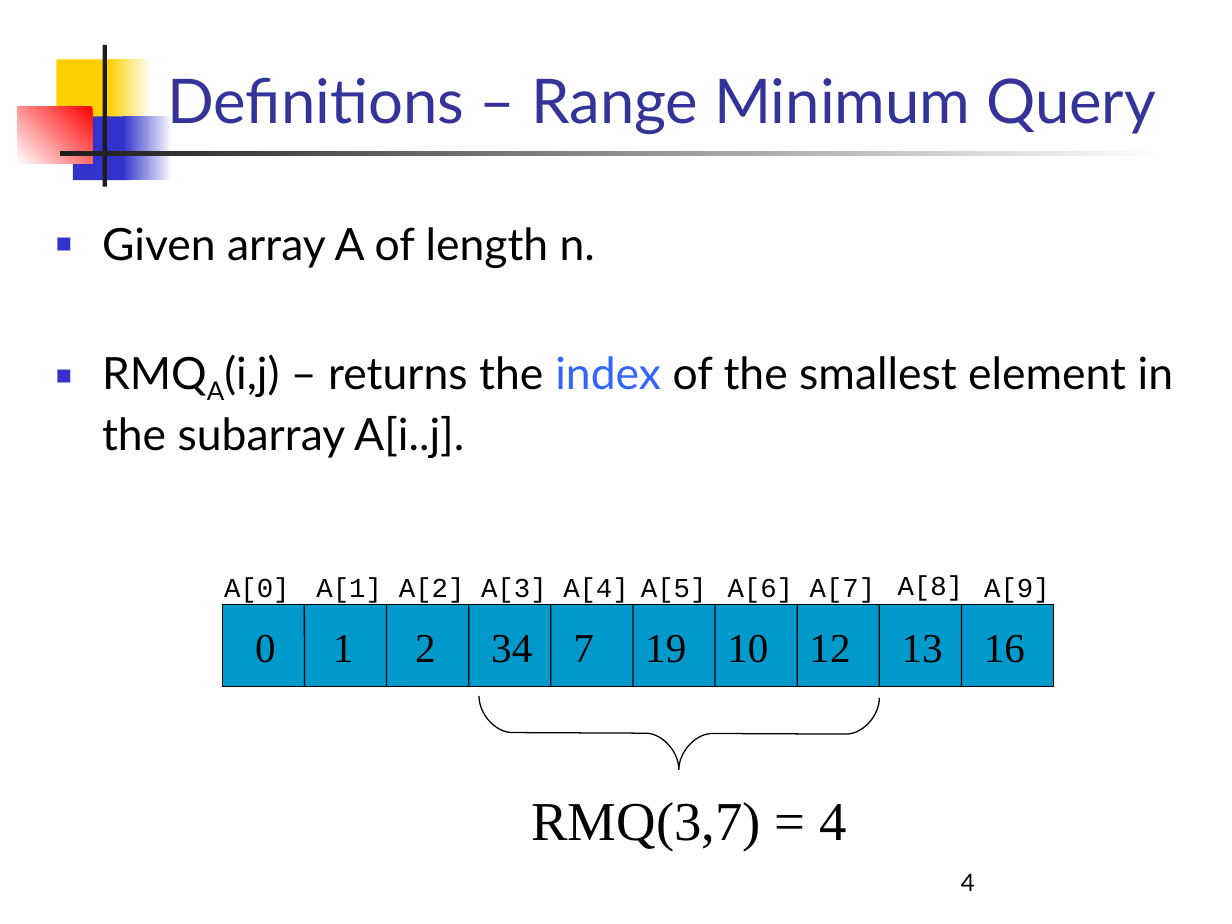
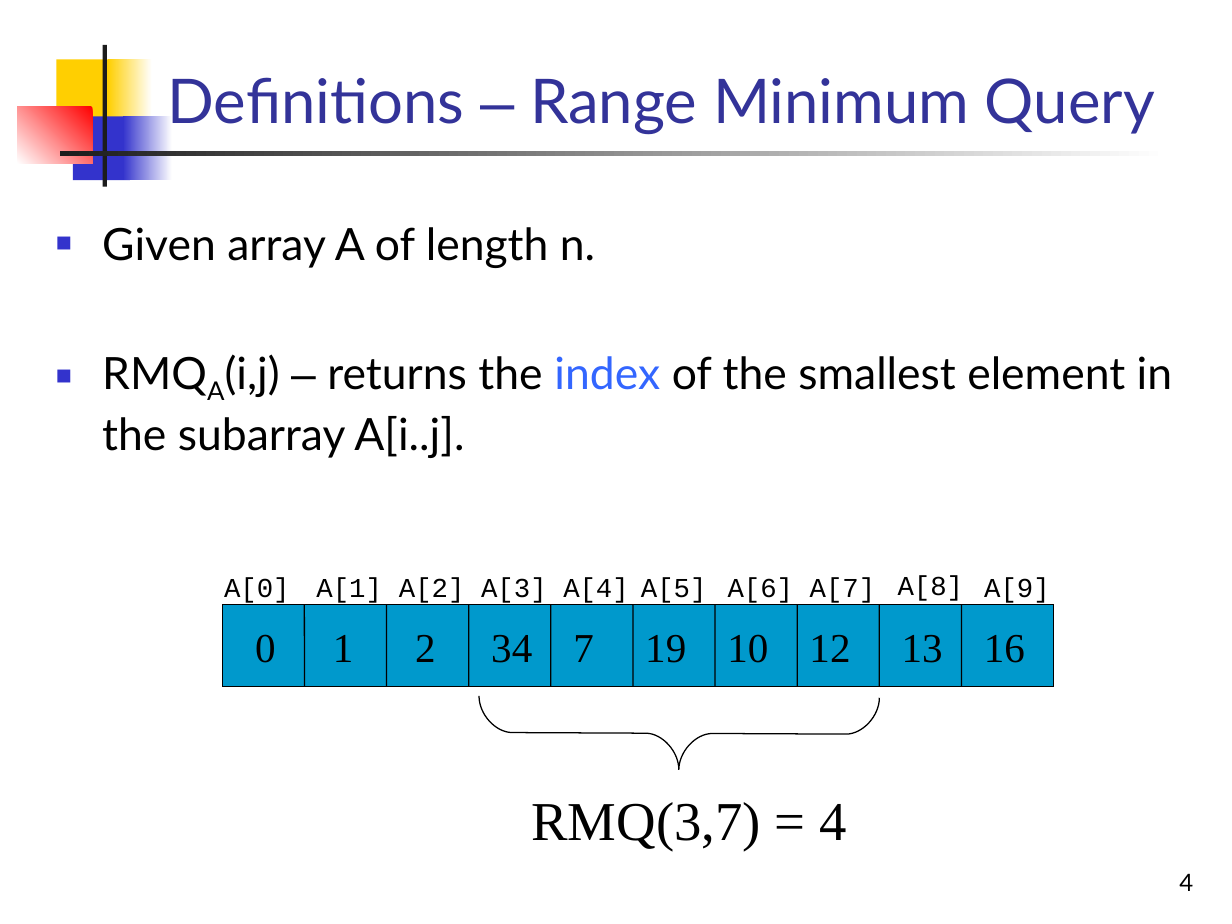
Before and after one commit to pamd/foo, a slide deck: slide 4 of faq/geometry/RMQ_LCA/LCA-seminar-modified.ppt. Drawn at 1232x924 pixels with LibreOffice and Linux fonts; fonts in the diff are those of the drawing. Boxes give left, top, right and bottom in pixels: in the first picture for what was removed or moved away, otherwise in the second. Text is boxed around its words. In the diff, an @@ line names an element or a change of style, - is before the commit and + after.

```diff
--- a/faq/geometry/RMQ_LCA/LCA-seminar-modified.ppt
+++ b/faq/geometry/RMQ_LCA/LCA-seminar-modified.ppt
@@ title "Definitions – Range Minimum Query" at (167,77,1155,134): font Lato to Arial in "–" @@
@@ text at (102,354,1172,458): font Lato to Arial in "–" @@
@@ page number at (1179,873,1193,891): alignment left to right @@
```
Also in this commit, not shown: 55 other slides changed, 11 other files.
